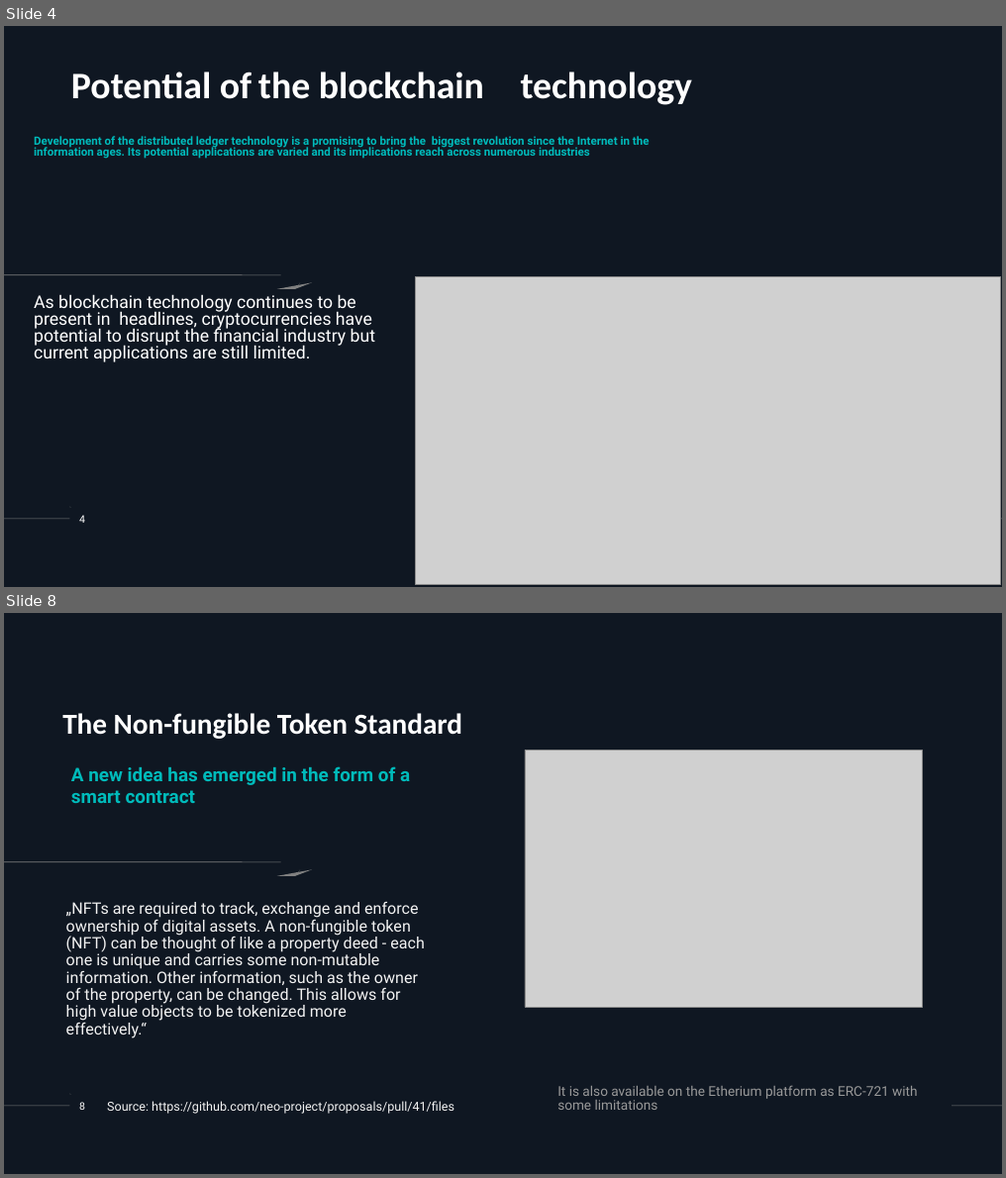
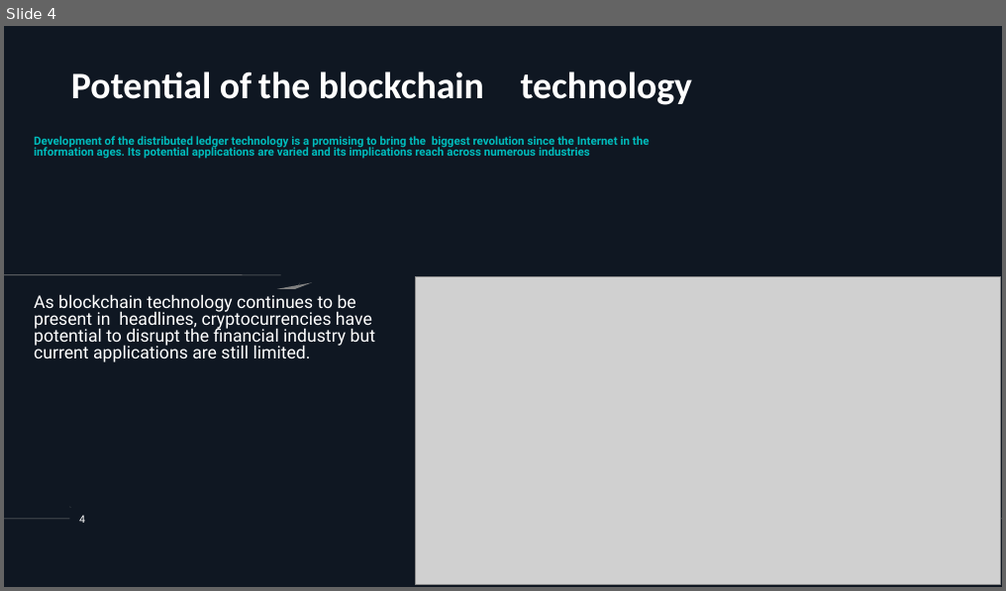
Before and after one commit to asotirov/dorahacks-berlin-hackaton-xnft, a slide deck: presentation.ppt. Shown one above the other, each under a label of ours: slides 4 and 8 before the commit, slide 4 after it; the slides between them are not shown. The pictures are 1006x1178 and 1006x591 pixels, drawn with LibreOffice and Linux fonts; fonts in the diff are those of the drawing; grey boxes stand for pictures; background and template pictures are left out. Boxes give left, top, right and bottom in pixels: in the first picture for what was removed or moved away, otherwise in the second. Text is boxed around its words. In the diff, an @@ line names an element or a change of style, - is before the commit and + after.

```diff
--- a/presentation.ppt
+++ b/presentation.ppt
@@ slide 8 removed at (4,613,1002,1174), background #000000; not listed: 6 template elements that a slide beside it also shows @@
@@ text removed at (62,713,463,739) @@
-The Non-fungible Token Standard
@@ picture removed at (525,750,922,1007) @@
@@ text removed at (71,766,410,803) @@
-A new idea has emerged in the form of a smart contract
@@ text removed at (66,902,425,1039) @@
-„NFTs are required to track, exchange and enforce ownership of digital assets. A non-fungible token (NFT) can be thought of like a property deed - each one is unique and carries some non-mutable information. Other information, such as the owner of the property, can be changed. This allows for high value objects to be tokenized more effectively.“
@@ text removed at (557,1085,918,1110) @@
-It is also available on the Etherium platform as ERC-721 with some limitations
@@ page number removed at (79,1102,85,1110) @@
-8
@@ text removed at (107,1101,454,1114) @@
-Source: https://github.com/neo-project/proposals/pull/41/files
@@ freeform shape removed at (943,1101,951,1110) @@
```
Also in this commit, not shown: 11 slides changed, 8 slides added, 6 other slides removed.
